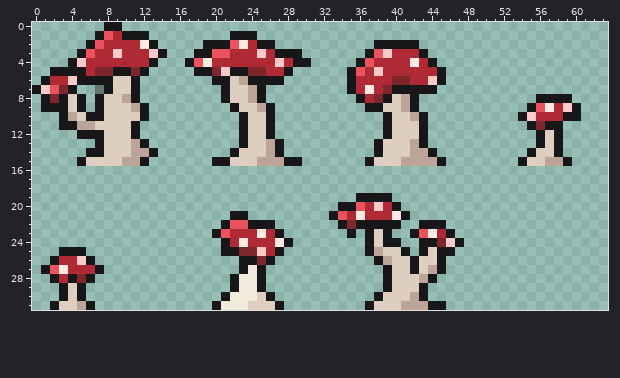
A pixel-art file gets an edit: assets/textures/tilemaps/garden/foliage/nita_mushrooms.aseprite. Above is the file before it was changed.
64x32 pixels, 1 frame.
After the commit:
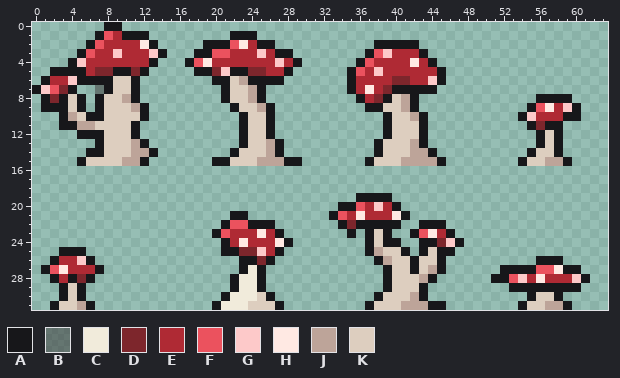
Palette (. is transparent): A #17171a  B #3e3b3b8d  C #f1ebdb  D #7d262c  E #af2a34  F #eb525e  G #fdc9c9  H #ffe9e3  J #bda499  K #ddcebf
Diff:
layer "Flattened" added
layer "2" removed
y 3: x 29 A -> .
y 4: x 30 A -> .
y 26: x 56..58 ... -> AAA
y 27: x 52..60 ......... -> AAAAFFHAA
y 28: x 51..61 ........... -> AAFGEHEEEGA
y 29: x 53..60 ........ -> AAAAAAAA
y 30: x 55..58 .... -> AKKA
y 31: x 54..59 ...... -> AKKJJA
